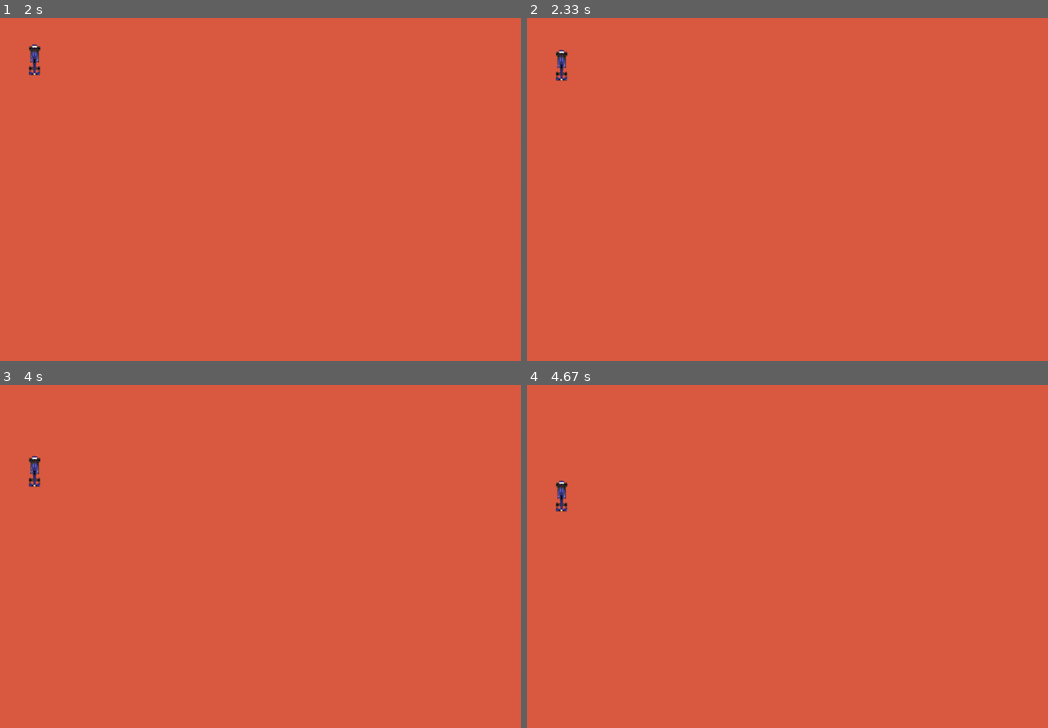
Above: before the commit, frames 1-4 (two rows, left to right).
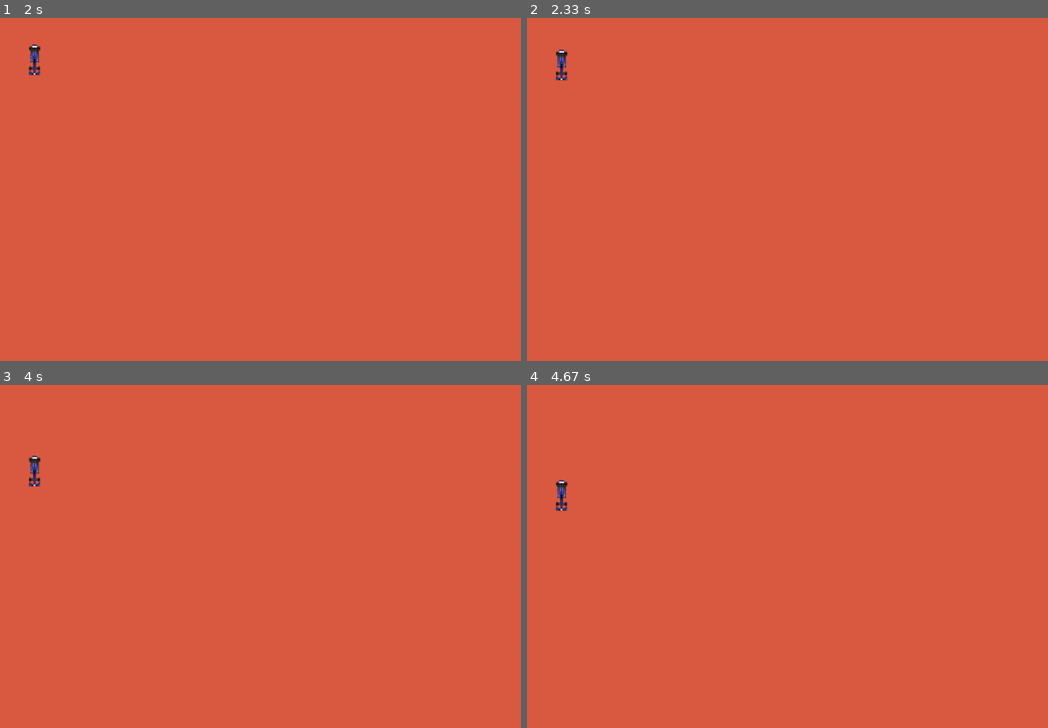
Above: after the commit, the same moments.

Repository: branrickman/pygame-kinematic-4-wheel-vehicle
Game: pygame game, started from src/main.py
The game is run twice, just before and just after one commit, with the same random seed, the same clock (stepped at 60 frames per second) and the same inputs.
Inputs:
- Up to frame 1 (2 s): tap W at 0.33, 0.67 s; hold Up 1.5-1.97 s
- Up to frame 2 (2.33 s): hold Right from 2 s (still down)
- Up to frame 3 (4 s): release Right at 2.47 s; hold Left 2.5-3.03 s; hold Up from 3.83 s (still down)
- Up to frame 4 (4.67 s): release Up at 4.2 s

Frame 1 is identical in both runs. In frame 2, less than 0.1% of the frame differs, in the area x 5-8%, y 9-19%; in frame 3, less than 0.1%; in frame 4, less than 0.1%, in the area x 5-8%, y 27-37%.

Commit message:
Modifies RR coefficient to match expected feel

Diff:
--- a/src/vehicle.py
+++ b/src/vehicle.py
@@ -92,7 +92,8 @@
         self.front_area = 2.2  # m^2 # TODO: implement complex drag
 
         # rolling resistance
-        self.rolling_resistance_coefficient = 0.03  # approximation from paper. Added a bit since they only estimate wheel resistance: https://www.matec-conferences.org/articles/matecconf/pdf/2019/03/matecconf_mms18_01005.pdf
+        self.rolling_resistance_coefficient = self.drag_coefficient * 30  # guide says "30 * drag coefficient"
+        # Paper estimate of wheel resistance: https://www.matec-conferences.org/articles/matecconf/pdf/2019/03/matecconf_mms18_01005.pdf
 
         # forces (all N * m)
         self.force_traction = pygame.math.Vector2(0, 0)
